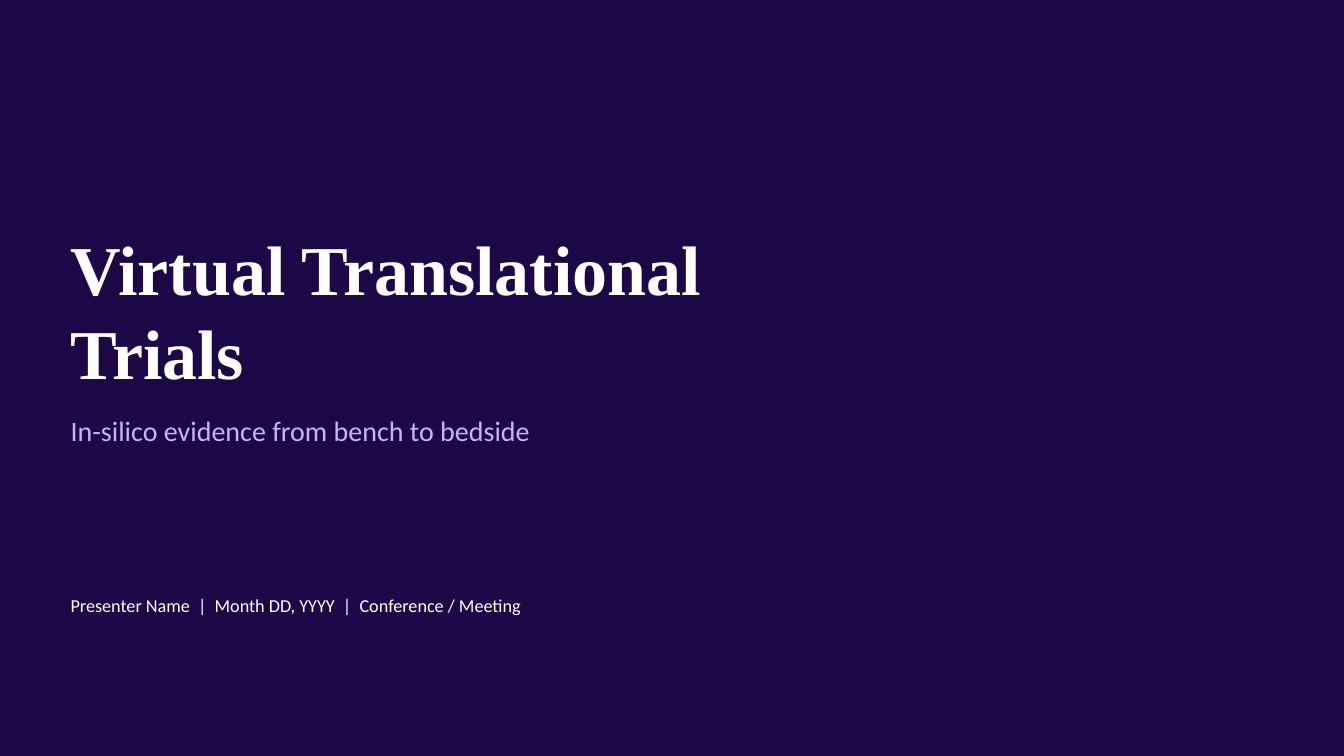
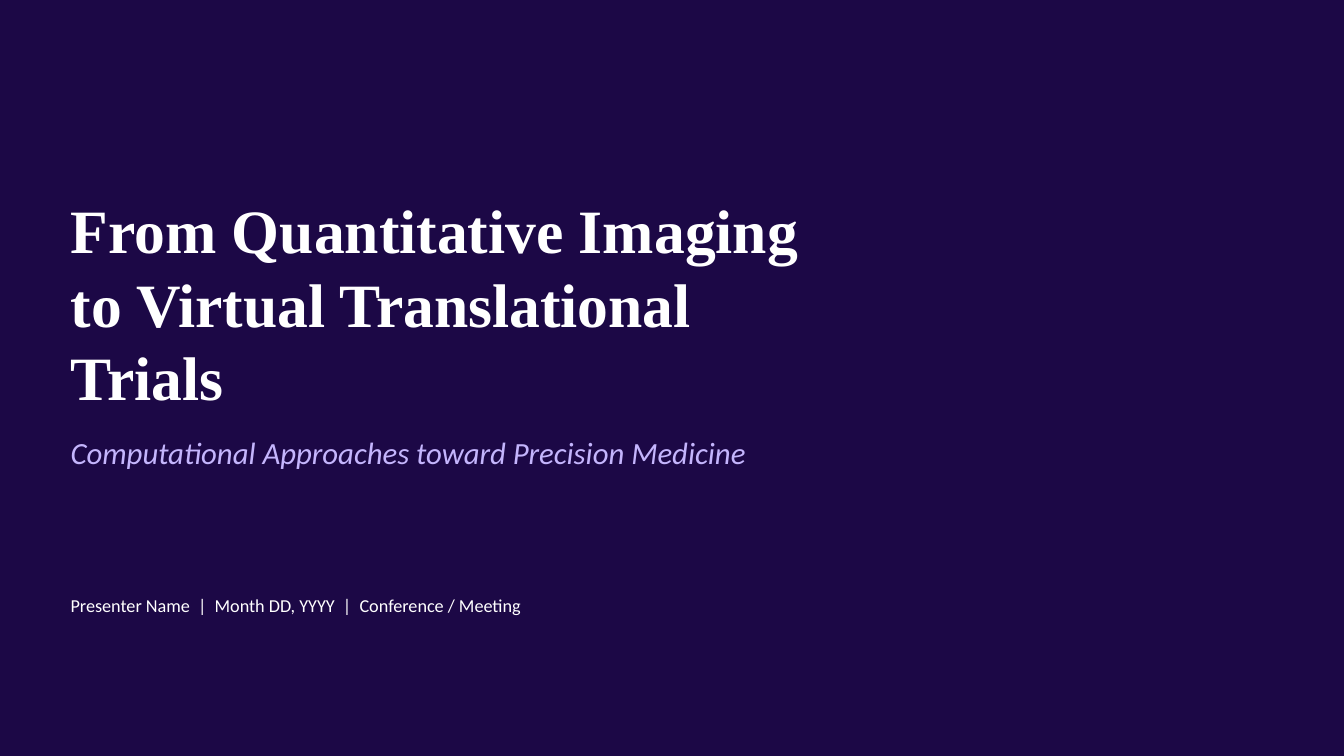
Before and after one commit to habdollahin/habdollahin, a slide deck: slide 1 of Virtual_Translational_Trials_Template.pptx. Drawn at 1344x756 pixels with LibreOffice and Linux fonts; fonts in the diff are those of the drawing; background and template pictures are left out. Boxes give left, top, right and bottom in pixels: in the first picture for what was removed or moved away, otherwise in the second. Text is boxed around its words. In the diff, an @@ line names an element or a change of style, - is before the commit and + after.

```diff
--- a/Virtual_Translational_Trials_Template.pptx
+++ b/Virtual_Translational_Trials_Template.pptx
@@ title at [71, 210, 798, 401]: text changed; size 50 to 44 pt @@
-Virtual Translational Trials
+From Quantitative Imaging to Virtual Translational Trials
@@ text at [71, 442, 745, 469]: text changed; size 20 to 22 pt; italic on @@
-In-silico evidence from bench to bedside
+Computational Approaches toward Precision Medicine
```
Also in this commit, not shown: 1 other slide changed.
